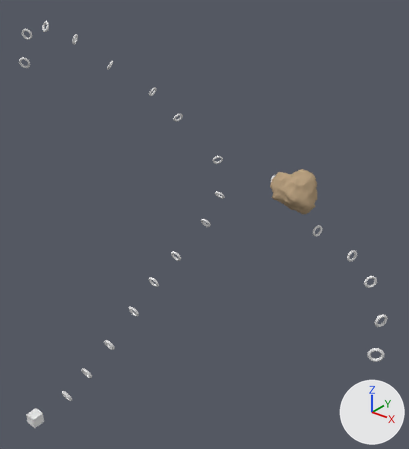
Two versions of the Blender file core/blender/Levels/Beginner Levels/level15.blend, one commit apart.
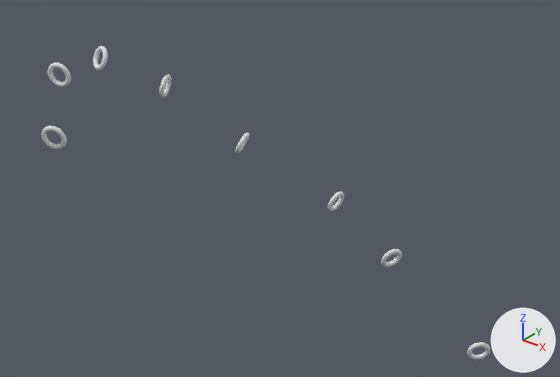
The first picture shows the older version from a 50 mm camera at (70.1, -40.0, 74.1) aimed at (9.6, 35.6, 27.2). The close-ups show both versions on the part from 0% to 62% of the width and 0% to 38% of the height of that picture; other places that the commit changed are outside them. Arrows for +X, +Y and +Z are at lower right; the lights stay in place.

In view in the first close-up: 'Gate.002', 'Gate.018', 'Gate.019', 'Gate.020', 'Gate.021', 'Gate.022', 'Gate.023'.
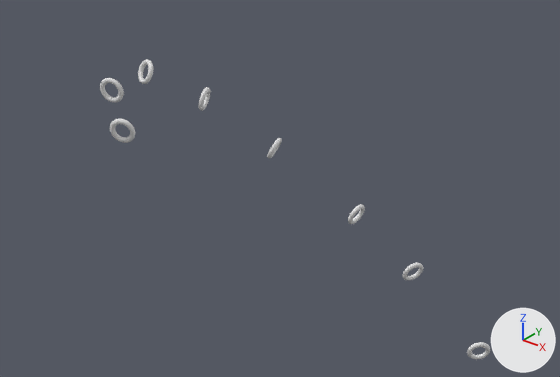
Location of each change, (x1, y1, x2, y2) in pixels of the close-ups (560 x 377 px):
```json
{"object": "Gate.002", "change": "moved", "before": [41, 126, 67, 149], "after": [110, 119, 135, 143]}
{"object": "Gate.023", "change": "moved", "before": [48, 63, 71, 87], "after": [100, 78, 124, 103]}
{"object": "Gate.022", "change": "moved", "before": [93, 46, 108, 70], "after": [138, 59, 153, 84]}
{"object": "Gate.018", "change": "moved", "before": [381, 249, 402, 267], "after": [402, 263, 423, 280]}
{"object": "Gate.019", "change": "moved", "before": [328, 191, 344, 211], "after": [348, 204, 365, 224]}
{"object": "Gate.021", "change": "moved", "before": [159, 74, 171, 97], "after": [198, 87, 211, 111]}
{"object": "Gate.020", "change": "moved", "before": [235, 133, 250, 153], "after": [267, 138, 282, 159]}
```

Edits to the scene script, one JSON object a line:
```json
{"op": "set", "path": "ob_gate_002.location", "old": "(-39.0, 34.0, 52.0)", "new": "(-32.0, 37.0, 53.0)"}
{"op": "set", "path": "ob_gate_023.location", "old": "(-44.0, 39.0, 57.0)", "new": "(-37.0, 40.0, 56.0)"}
{"op": "set", "path": "ob_gate_022.location", "old": "(-45.0, 45.0, 58.0)", "new": "(-39.0, 46.0, 57.0)"}
{"op": "set", "path": "ob_gate_021.location", "old": "(-41.0, 50.0, 55.0)", "new": "(-36.0, 51.0, 54.0)"}
{"op": "set", "path": "ob_gate_020.location", "old": "(-35.0, 55.0, 49.0)", "new": "(-30.0, 55.0, 49.0)"}
{"op": "set", "path": "ob_gate_019.location", "old": "(-26.0, 60.0, 43.0)", "new": "(-23.0, 60.0, 42.0)"}
{"op": "set", "path": "ob_gate_018.location", "old": "(-18.0, 60.0, 38.0)", "new": "(-15.0, 60.0, 37.0)"}
```
